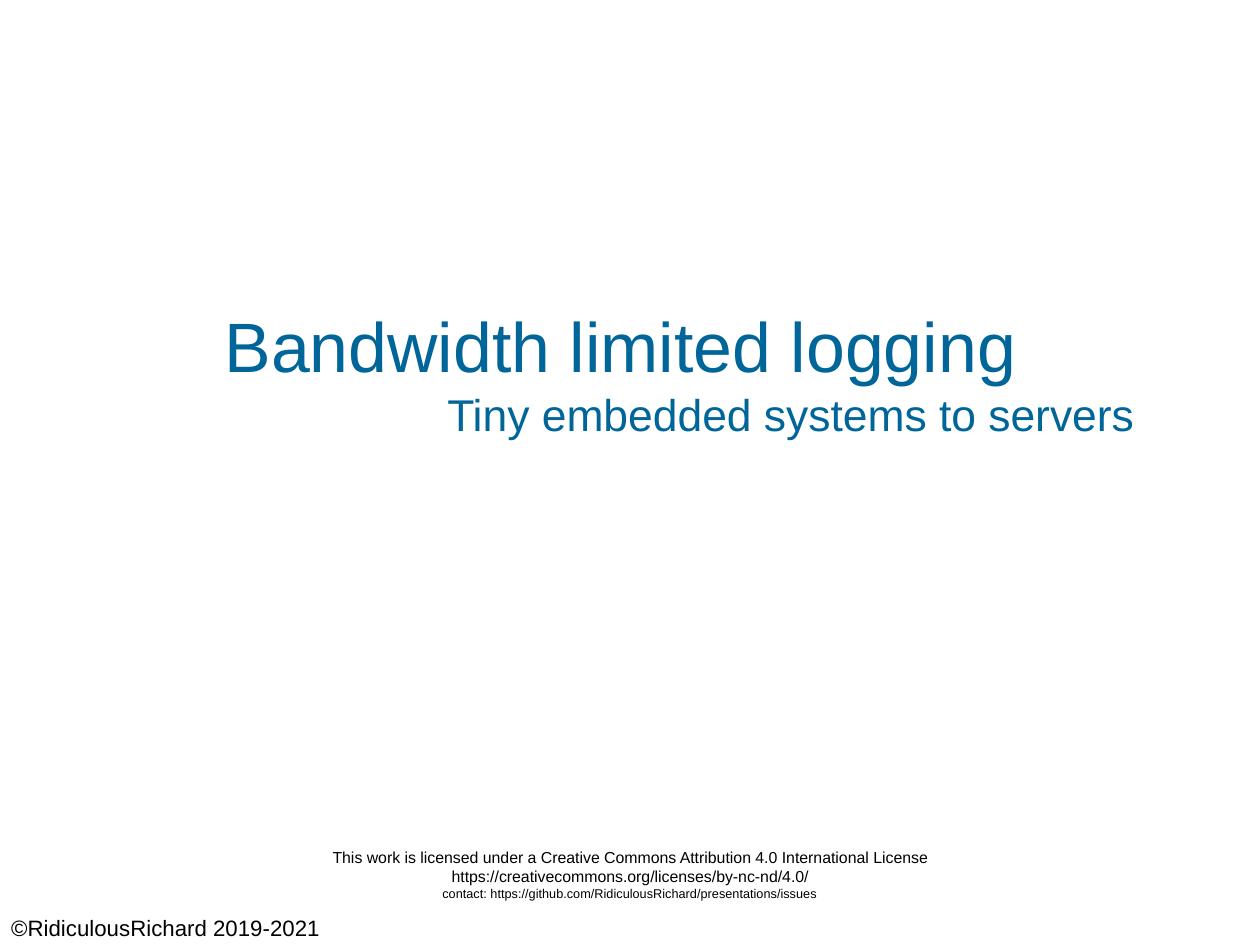
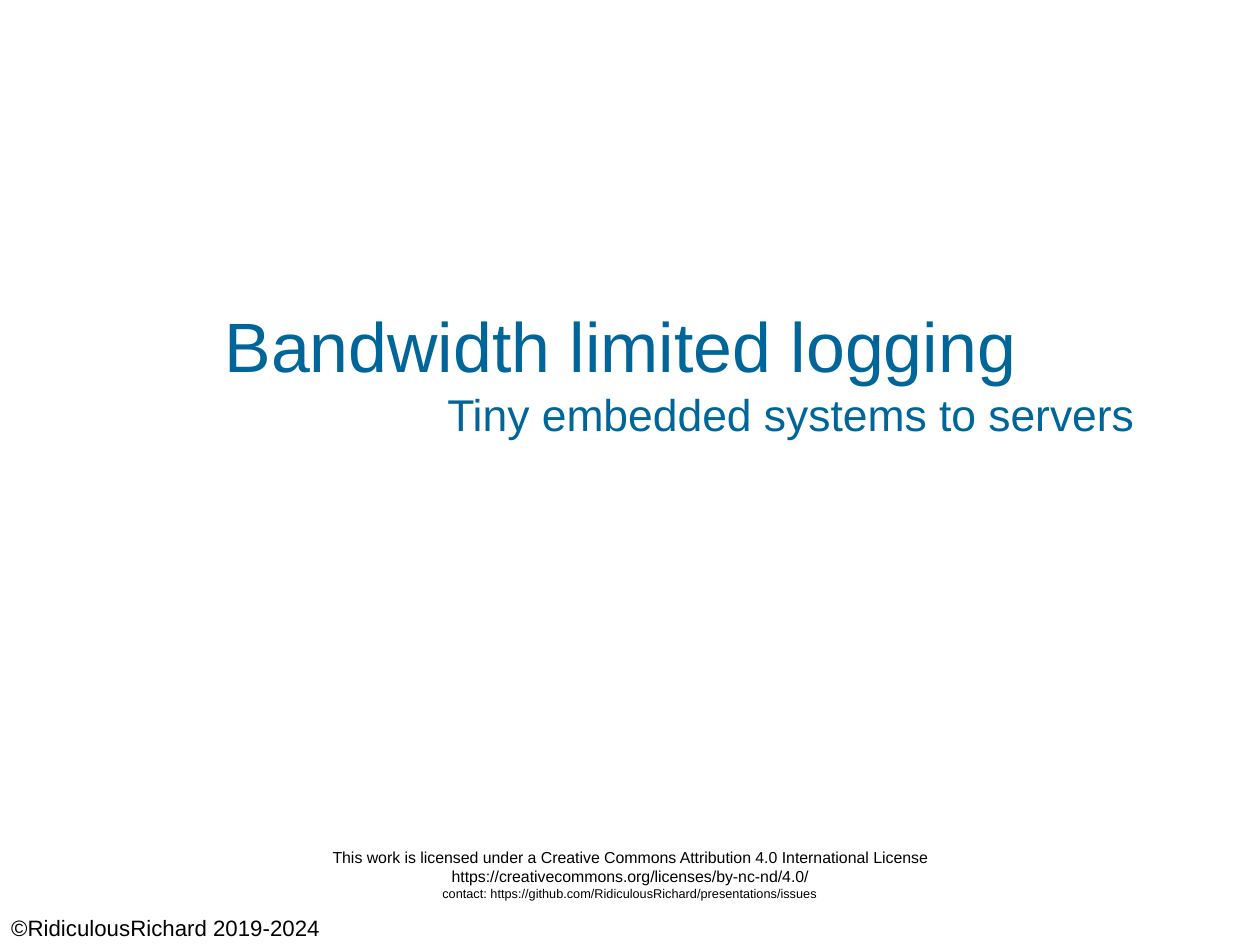
Before and after one commit to RidiculousRichard/presentations, a slide deck: slide 1 of Bandwidth limited logging.odp. Drawn at 1260x945 pixels with LibreOffice and Linux fonts; fonts in the diff are those of the drawing; background and template pictures are left out. Boxes give left, top, right and bottom in pixels: in the first picture for what was removed or moved away, otherwise in the second. Text is boxed around its words. In the diff, an @@ line names an element or a change of style, - is before the commit and + after.

```diff
--- a/Bandwidth limited logging.odp
+++ b/Bandwidth limited logging.odp
@@ text at [11,920,319,937]: text changed @@
-©RidiculousRichard 2019-2021
+©RidiculousRichard 2019-2024
```
Also in this commit, not shown: 2 other files.
